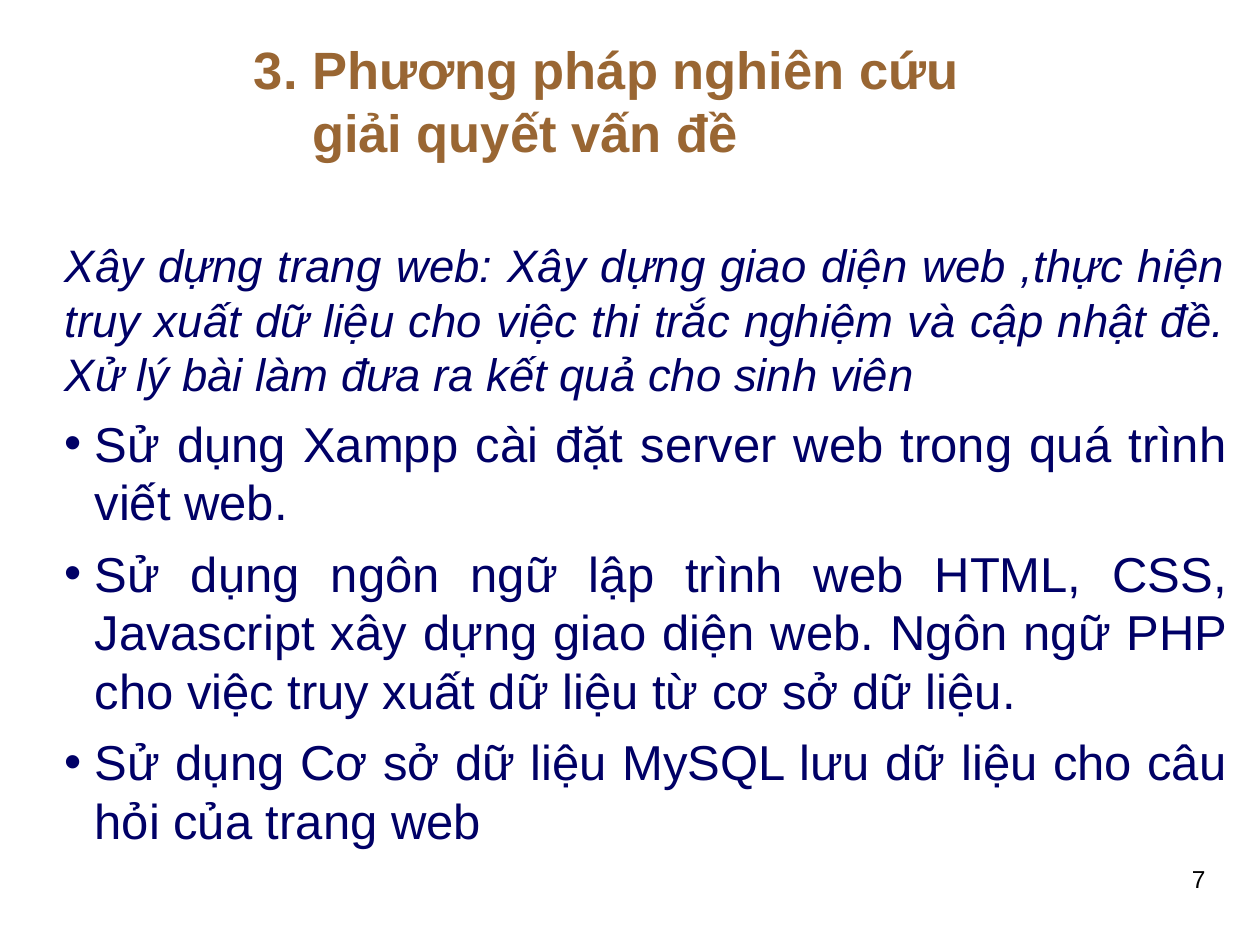
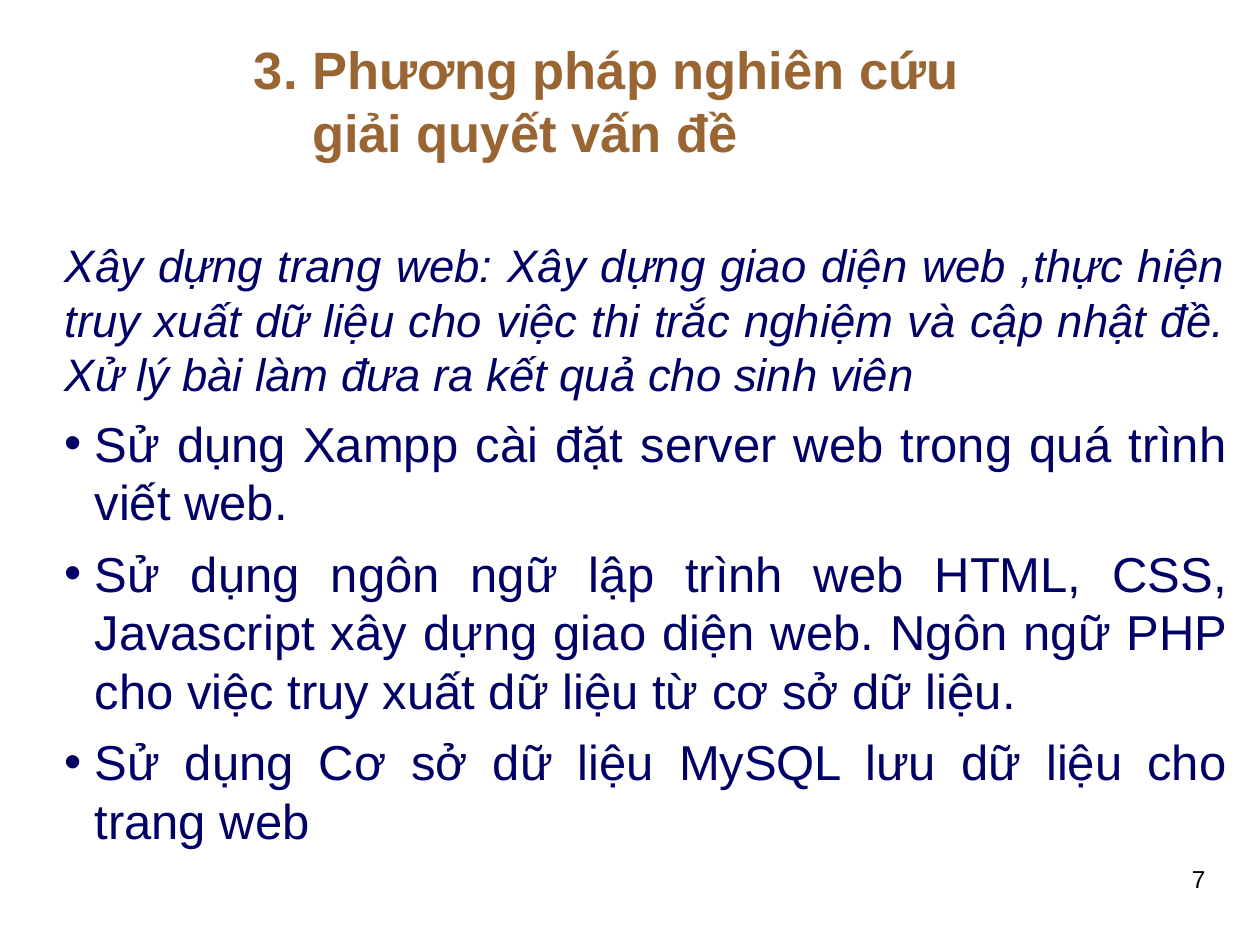
Before and after one commit to thuhuynh4393/testfrontend, a slide deck: slide 7 of Thu HUynh - SLide bao cao.ppt. Drawn at 1260x945 pixels with LibreOffice and Linux fonts; fonts in the diff are those of the drawing; background and template pictures are left out. Boxes give left, top, right and bottom in pixels: in the first picture for what was removed or moved away, otherwise in the second. Text is boxed around its words. In the diff, an @@ line names an element or a change of style, - is before the commit and + after.

Commit message:
up

```diff
--- a/Thu HUynh - SLide bao cao.ppt
+++ b/Thu HUynh - SLide bao cao.ppt
@@ text at (95, 743, 1226, 849): text changed @@
-• Sử dụng Cơ sở dữ liệu MySQL lưu dữ liệu cho câu hỏi của trang web
+• Sử dụng Cơ sở dữ liệu MySQL lưu dữ liệu cho trang web
```
Also in this commit, not shown: 3 other slides changed, 1 slide added.
